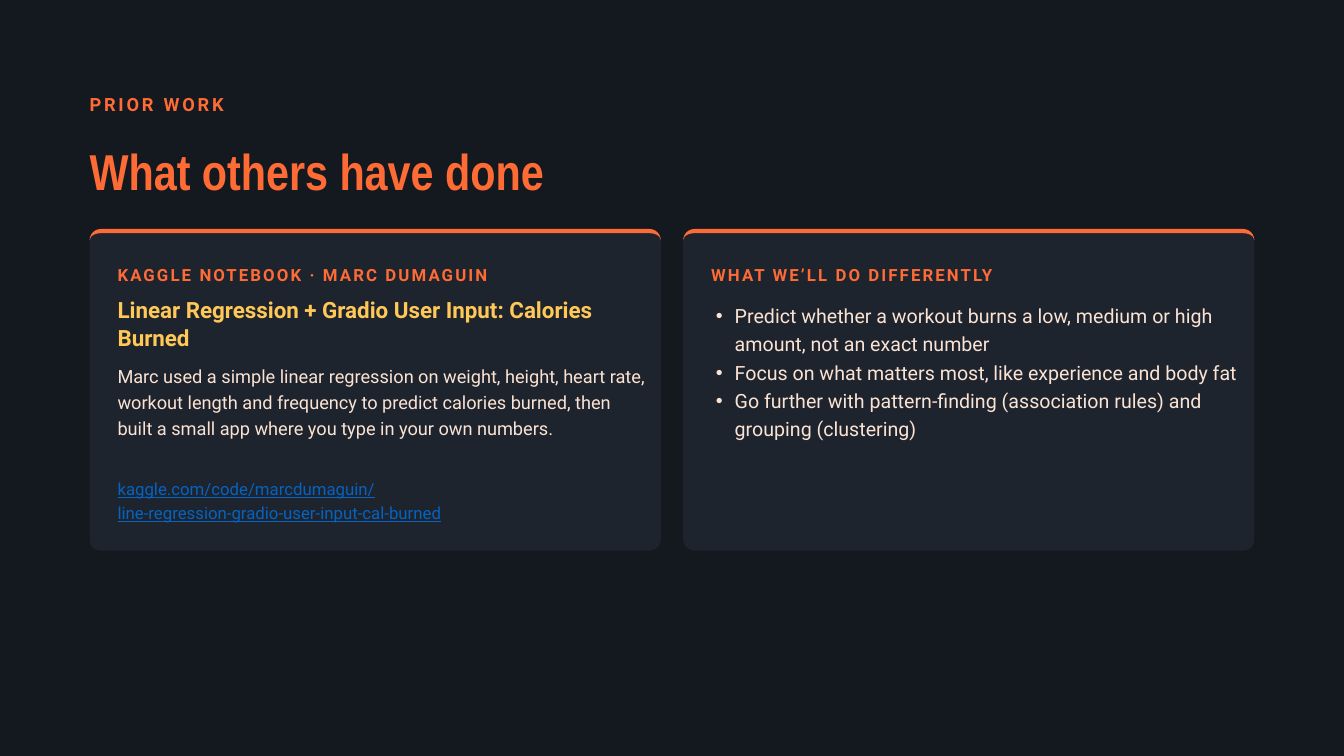
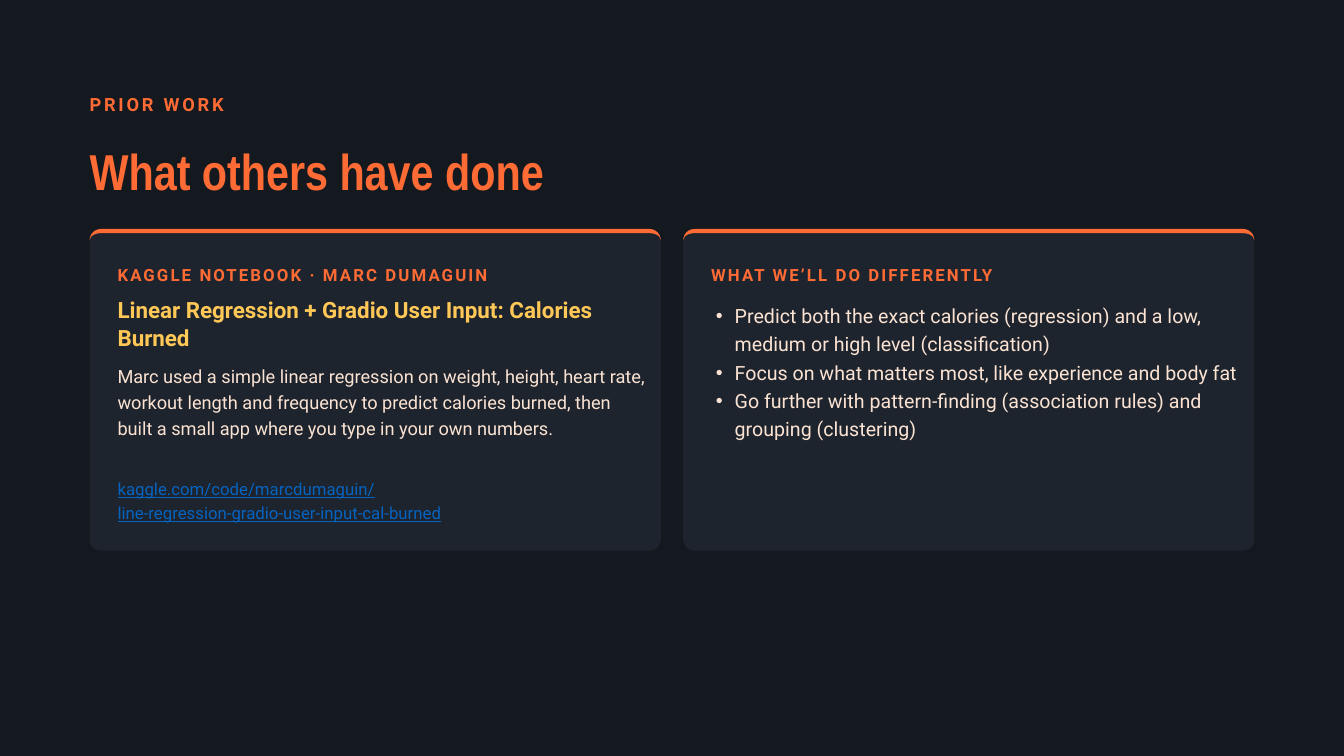
Before and after one commit to salioudunn11/Fitness_Prediction, a slide deck: slide 6 of Proposal/Workout (Fitness) Proposal.pptx. Drawn at 1344x756 pixels with LibreOffice and Linux fonts; fonts in the diff are those of the drawing. Boxes give left, top, right and bottom in pixels: in the first picture for what was removed or moved away, otherwise in the second. Text is boxed around its words. In the diff, an @@ line names an element or a change of style, - is before the commit and + after.

```diff
--- a/Proposal/Workout (Fitness) Proposal.pptx
+++ b/Proposal/Workout (Fitness) Proposal.pptx
@@ text at [735, 307, 1200, 356]: text changed @@
-• Predict whether a workout burns a low, medium or high amount, not an exact number
+• Predict both the exact calories (regression) and a low, medium or high level (classification)
```
Also in this commit, not shown: 3 other slides changed.
